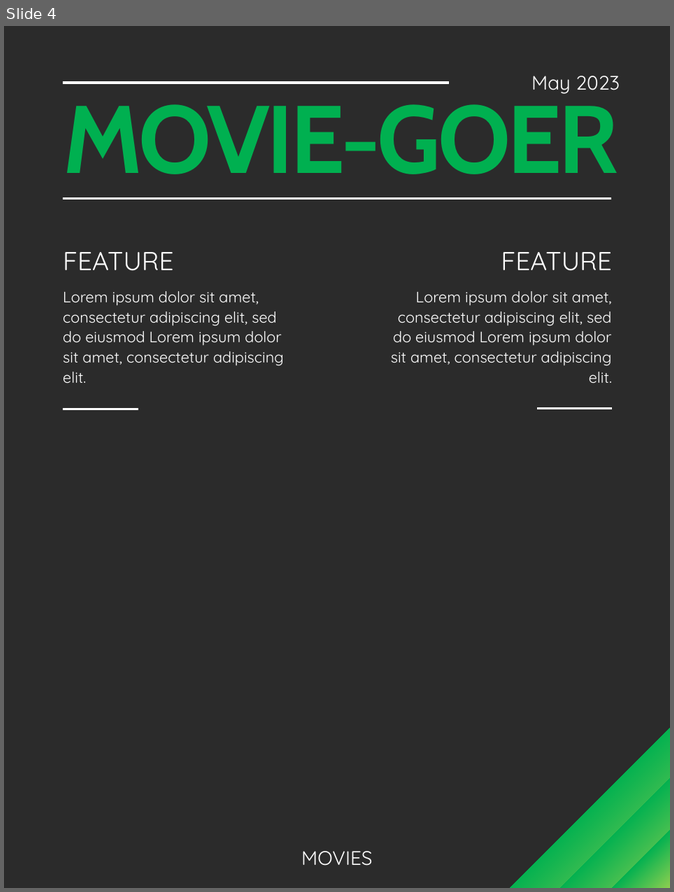
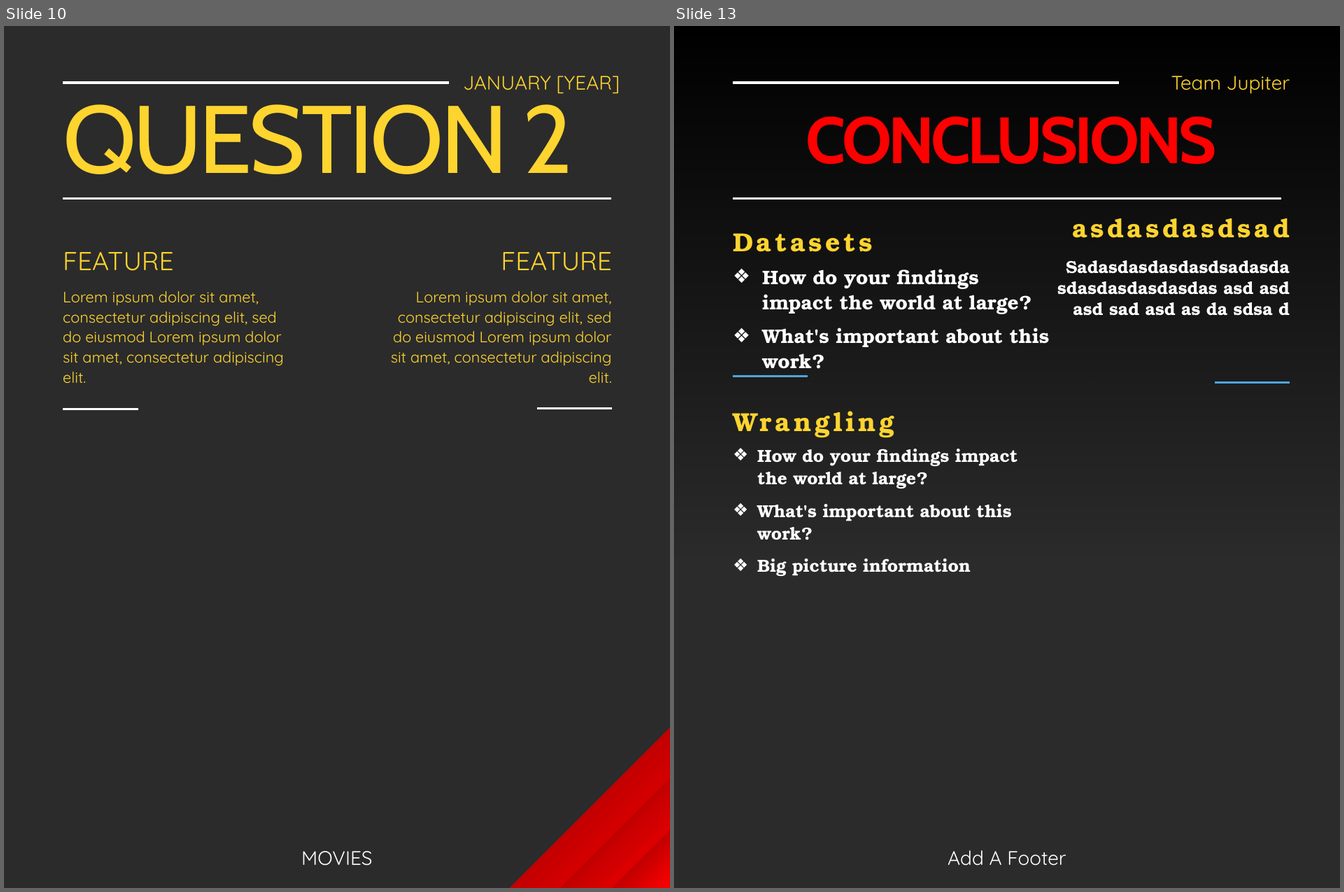
Before and after one commit to IanFranklin/Final_Project_Team_Jupiter, a slide deck: Media/Box Office Success.pptx. Shown side by side, each under a label of ours: slide 4 before the commit, slides 10 and 13 after it; the slides between them are not shown. The pictures are 674x892 and 1344x892 pixels, drawn with LibreOffice and Linux fonts; fonts in the diff are those of the drawing; background and template pictures are left out; a plain dark background stands for a picture behind light text. Boxes give left, top, right and bottom in pixels: in the first picture for what was removed or moved away, otherwise in the second. Text is boxed around its words. In the diff, an @@ line names an element or a change of style, - is before the commit and + after.

```diff
--- a/Media/Box Office Success.pptx
+++ b/Media/Box Office Success.pptx
@@ slide 13 added at <box>674,26,1340,888</box>, background picture (left out); not listed: 2 template elements that a slide beside it also shows @@
@@ rectangle added at <box>674,26,1340,557</box>, fill gradient #000000 @@
@@ text added at <box>1172,76,1290,94</box>, 18 pt, text #FED42F @@
+Team Jupiter
@@ title added at <box>806,116,1217,165</box>, 60 pt, text #FF0000, bold @@
+CONCLUSIONS
@@ text added at <box>733,233,873,252</box>, 24 pt, text #FED42F, bold @@
+Datasets
@@ text added at <box>1072,218,1290,238</box>, 24 pt, text #FED42F, bold @@
+asdasdasdsad
@@ text added at <box>762,269,1050,369</box>, 18 pt, text #FFFFFF, bold @@
+❖ How do your findings impact the world at large?
+❖ What's important about this work?
@@ text added at <box>1073,281,1290,316</box>, 16 pt, text #FFFFFF, bold @@
+Sadasdasdasdasdsadasdasdasdasdasdasdas asd asd asd sad asd as da sdsa d
@@ line added from (808, 377) to (733, 377), #4EA6DC 2.25 pt @@
@@ line added from (1290, 383) to (1215, 383), #4EA6DC 2.25 pt @@
@@ text added at <box>733,405,957,438</box>, 24 pt, text #FED42F, bold @@
+Wrangling
@@ text added at <box>757,449,1018,576</box>, 16 pt, text #FFFFFF, bold @@
+❖ How do your findings impact the world at large?
+❖ What's important about this work?
+❖ Big picture information
@@ text added at <box>948,851,1066,866</box>, 18 pt, text #FFFFFF @@
+Add A Footer
@@ what was slide 4 is now slide 10 @@
@@ slide 10 changed as well @@
@@ text at <box>463,76,621,94</box>: text changed; text colour #FFFFFF to #FED42F @@
-May 2023
+JANUARY [YEAR]
@@ title at <box>63,92,574,174</box>: text changed; text colour #00B050 to #FED42F; bold off @@
-MOVIE-GOER
+QUESTION 2
@@ text colour #FFFFFF to #FED42F in 4 elements at <box>63,291,284,383</box>, <box>391,291,612,383</box>, <box>63,252,174,271</box>, <box>501,252,612,271</box> @@
@@ fill gradient #92D050 to #00B050 to gradient #FF0000 to #C00000 in 3 elements at <box>511,729,670,888</box>, <box>560,777,670,888</box>, <box>613,829,670,888</box> @@
```
Also in this commit, not shown: 3 other slides changed, 9 other slides added, 4 slides removed, 10 other files.
